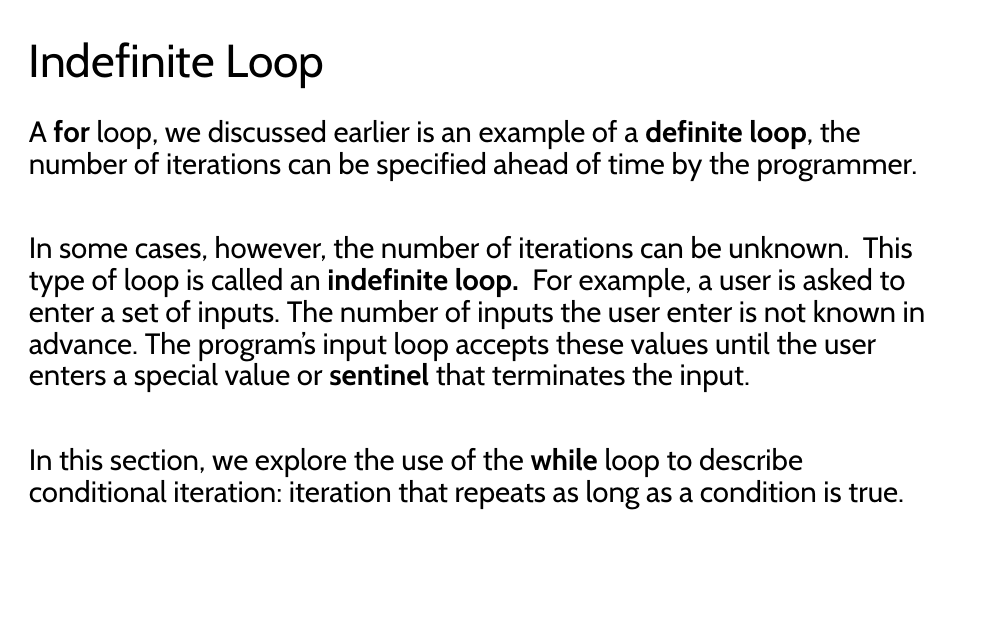
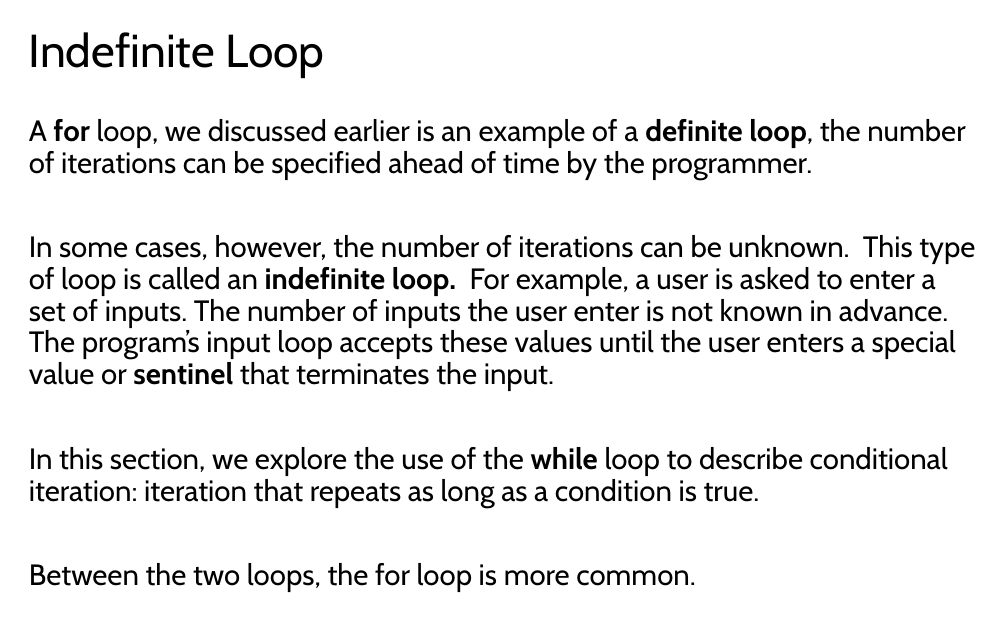
Before and after one commit to LongBaoNguyen/longbaonguyen.github.io, a slide deck: slide 2 of courses/apcsp/lect6.pptx. Drawn at 1008x630 pixels with LibreOffice and Linux fonts; fonts in the diff are those of the drawing. Boxes give left, top, right and bottom in pixels: in the first picture for what was removed or moved away, otherwise in the second. Text is boxed around its words. In the diff, an @@ line names an element or a change of style, - is before the commit and + after.

```diff
--- a/courses/apcsp/lect6.pptx
+++ b/courses/apcsp/lect6.pptx
@@ title "Indefinite Loop": place and size @@
-title "Indefinite Loop" at [29,42,324,88]
+title "Indefinite Loop" at [29,32,324,78]
@@ text at [29,563,695,592]: paragraph added @@
+Between the two loops, the for loop is more common.
```
Also in this commit, not shown: 6 other slides changed, 3 other files.
